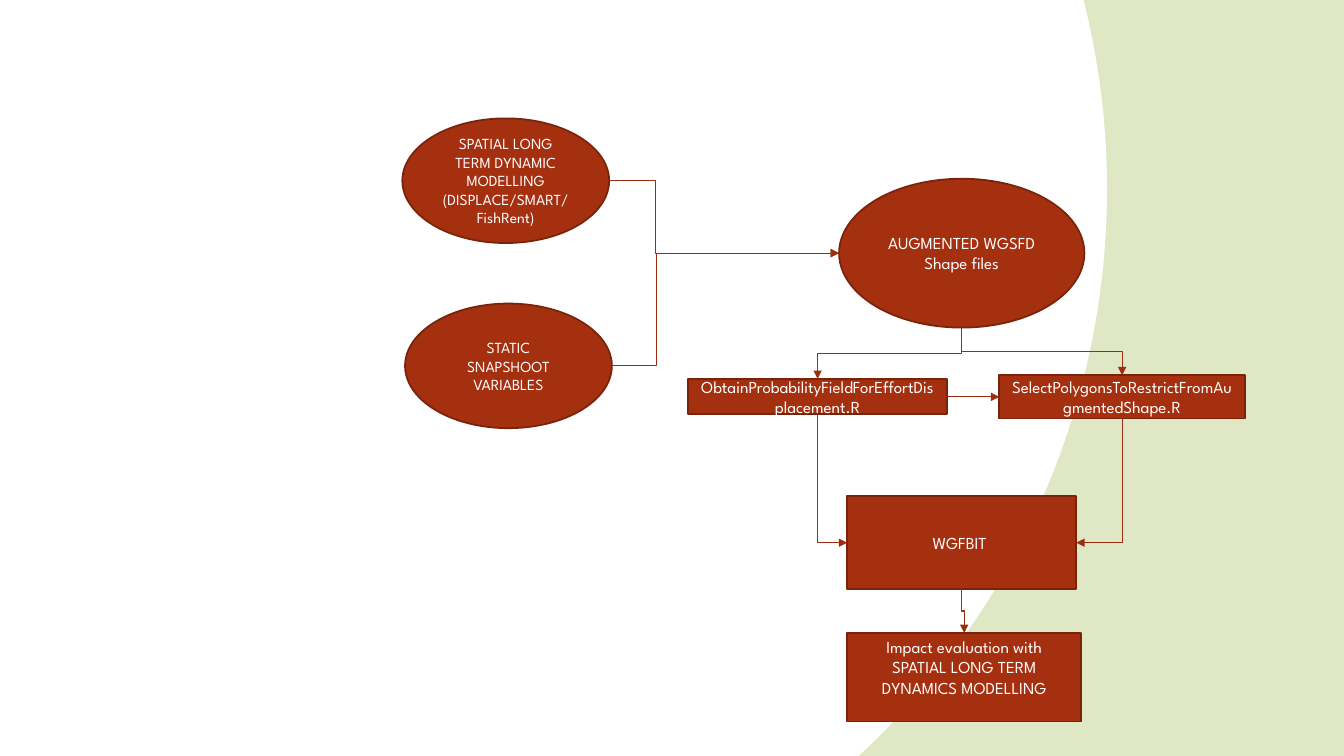
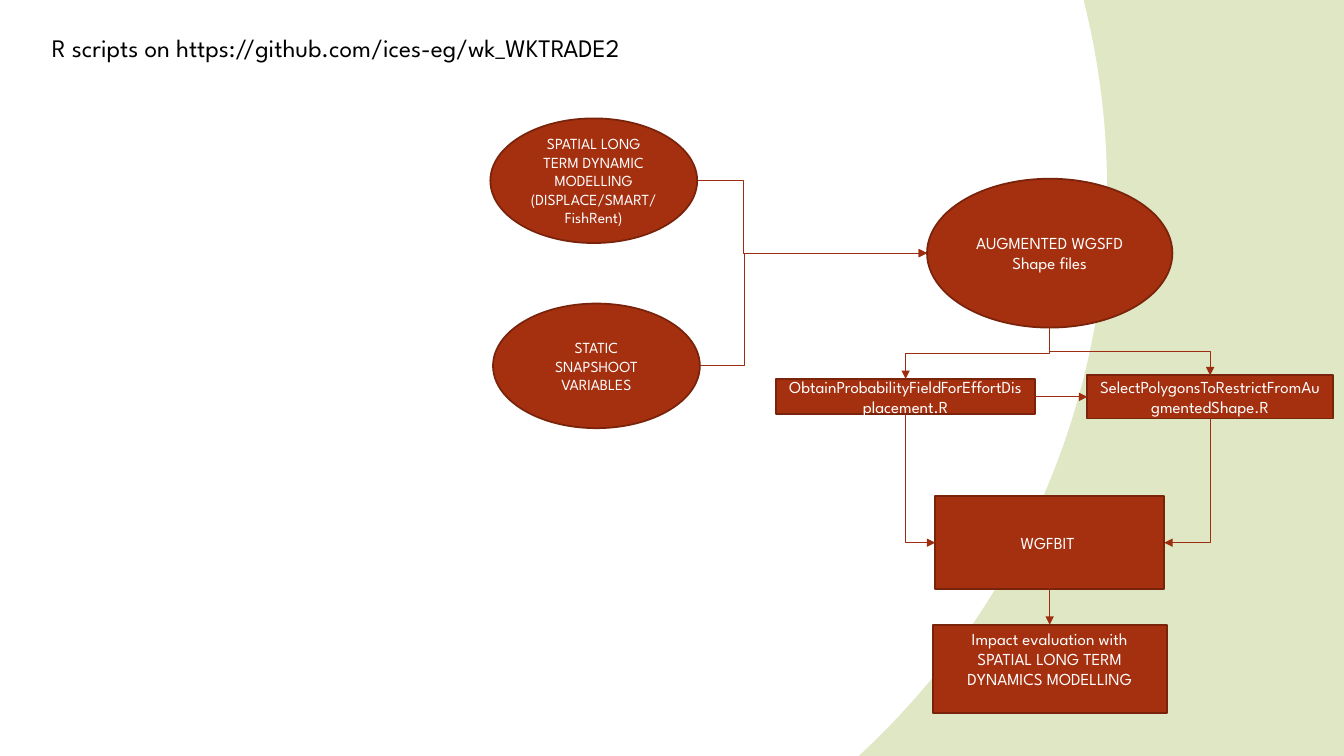
Before and after one commit to ices-eg/wk_WKTRADE2, a slide deck: slide 1 of WKTRADE2_R_workflow.pptx. Drawn at 1344x756 pixels with LibreOffice and Linux fonts; fonts in the diff are those of the drawing. Boxes give left, top, right and bottom in pixels: in the first picture for what was removed or moved away, otherwise in the second. Text is boxed around its words. In the diff, an @@ line names an element or a change of style, - is before the commit and + after.

```diff
--- a/WKTRADE2_R_workflow.pptx
+++ b/WKTRADE2_R_workflow.pptx
@@ text added at (52,39,619,63), 18 pt, text #000000 @@
+R scripts on https://github.com/ices-eg/wk_WKTRADE2
@@ 3 elbow arrows, 1 rectangle: place and size @@
-3 elbow arrows, 1 rectangle at (689,328,999,542)
+3 elbow arrows, 1 rectangle at (776,328,1088,542)
@@ 4 elbow arrows, 3 ellipses, 2 rectangles: place and size @@
-4 elbow arrows, 3 ellipses, 2 rectangles at (402,118,1245,589)
+4 elbow arrows, 3 ellipses, 2 rectangles at (490,118,1334,589)
@@ elbow arrow moved from (962, 589) - (965, 633) to (1050, 589) - (1050, 625) @@
@@ rectangle "Impact evaluation with SPATIAL LONG ...": place and size @@
-rectangle "Impact evaluation with SPATIAL LONG ..." at (848,633,1082,722)
+rectangle "Impact evaluation with SPATIAL LONG ..." at (933,625,1167,714)
```
Also in this commit, not shown: 1 other slide changed, 3 slides added, 17 other files.
